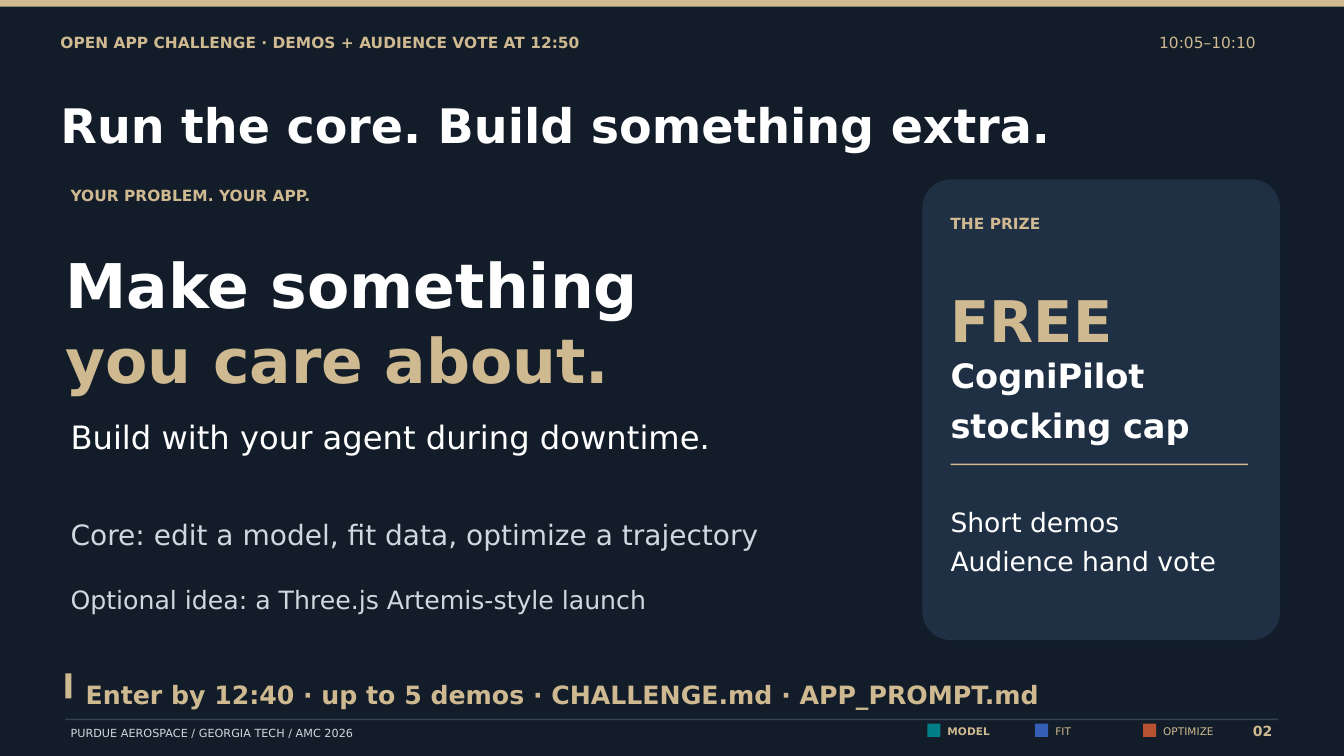
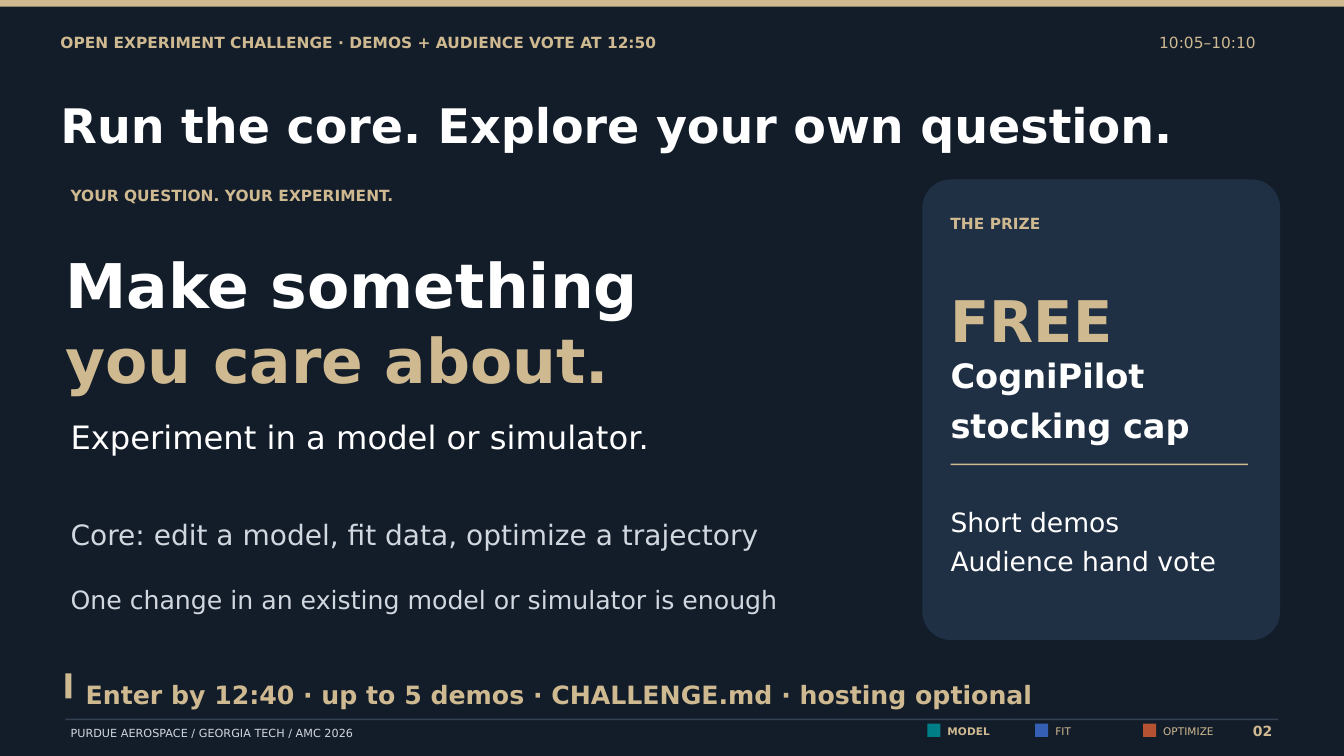
Before and after one commit to CogniPilot/rumoca-workshop, a slide deck: slide 2 of slides/workshop.pptx. Drawn at 1344x756 pixels with LibreOffice and Linux fonts; fonts in the diff are those of the drawing. Boxes give left, top, right and bottom in pixels: in the first picture for what was removed or moved away, otherwise in the second. Text is boxed around its words. In the diff, an @@ line names an element or a change of style, - is before the commit and + after.

Commit message:
Offer an open experiment challenge and install PDF and Lean editor support

```diff
--- a/slides/workshop.pptx
+++ b/slides/workshop.pptx
@@ text at [60,36,656,48]: text changed @@
-OPEN APP CHALLENGE · DEMOS + AUDIENCE VOTE AT 12:50
+OPEN EXPERIMENT CHALLENGE · DEMOS + AUDIENCE VOTE AT 12:50
@@ text at [60,107,1172,154]: text changed @@
-Run the core. Build something extra.
+Run the core. Explore your own question.
@@ text at [71,189,393,204]: text changed @@
-YOUR PROBLEM. YOUR APP.
+YOUR QUESTION. YOUR EXPERIMENT.
@@ text at [71,424,649,456]: text changed @@
-Build with your agent during downtime.
+Experiment in a model or simulator.
@@ text at [71,590,777,615]: text changed @@
-Optional idea: a Three.js Artemis-style launch
+One change in an existing model or simulator is enough
@@ text at [86,685,1032,710]: text changed @@
-Enter by 12:40 · up to 5 demos · CHALLENGE.md · APP_PROMPT.md
+Enter by 12:40 · up to 5 demos · CHALLENGE.md · hosting optional
```
Also in this commit, not shown: 1 other slide changed, 58 other files.
